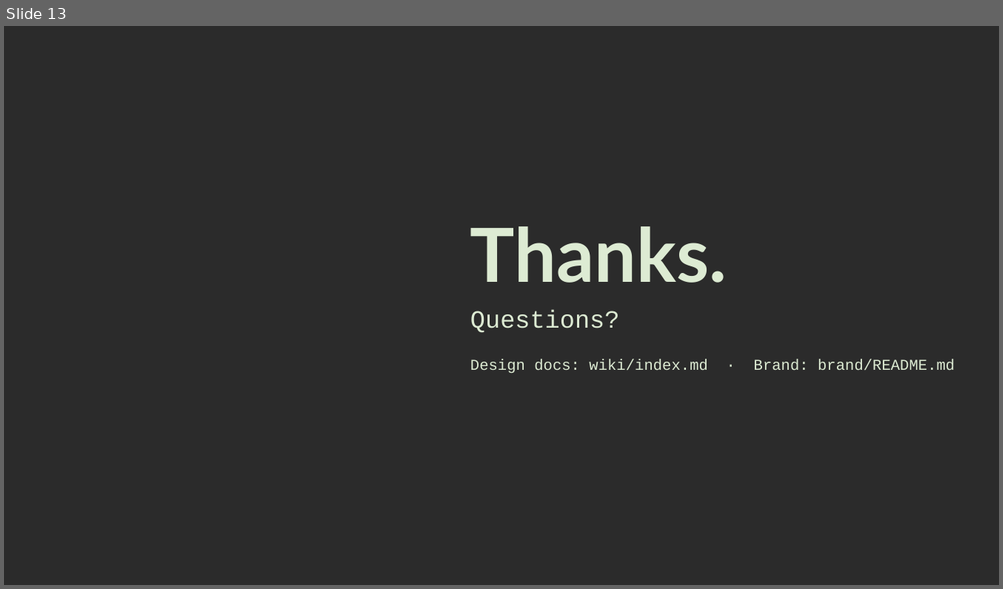
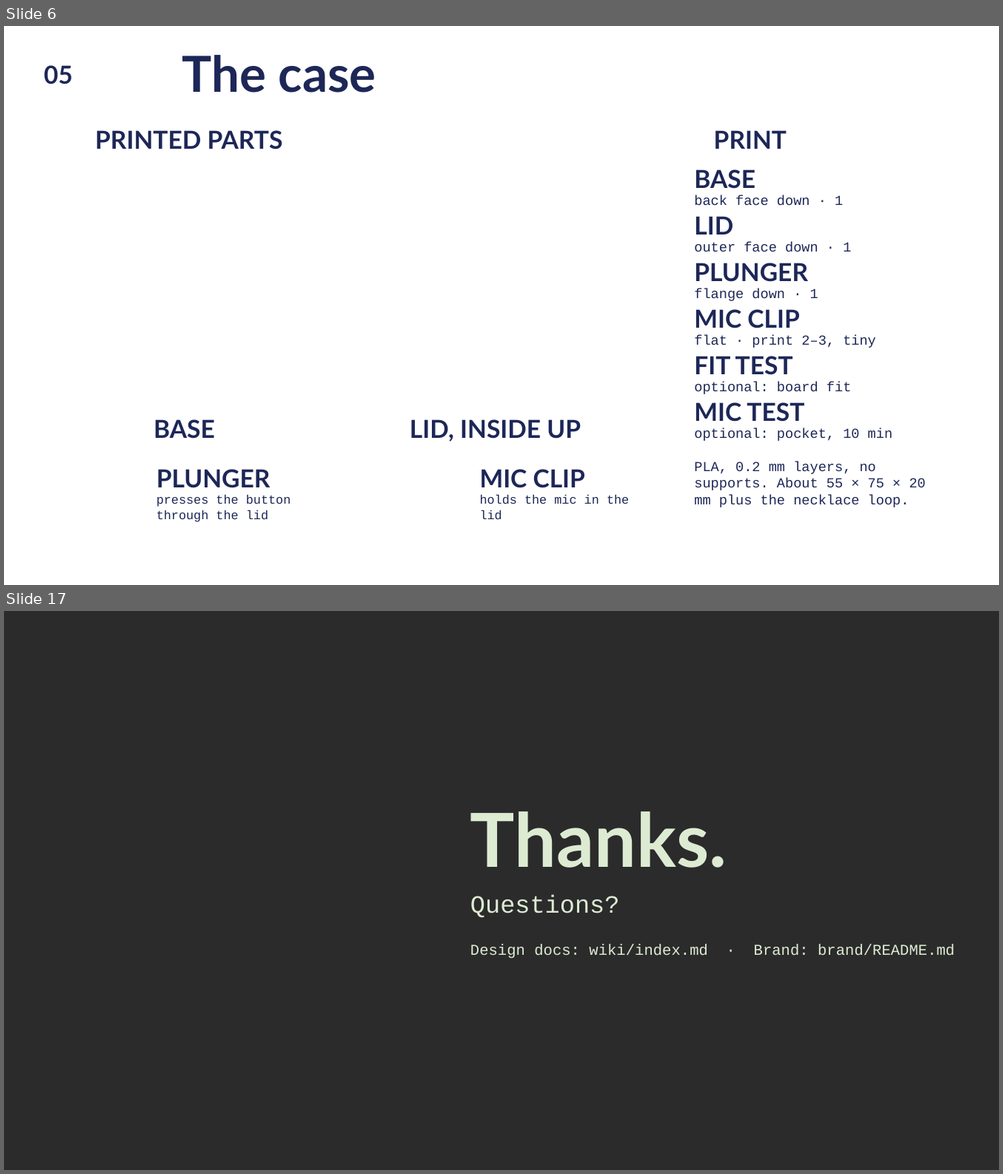
Before and after one commit to dxcently/Canti, a slide deck: docs/canti-overview.pptx. Shown one above the other, each under a label of ours: slide 13 before the commit, slides 6 and 17 after it; the slides between them are not shown. The pictures are 1003x589 and 1003x1174 pixels, drawn with LibreOffice and Linux fonts; fonts in the diff are those of the drawing; background and template pictures are left out; a plain dark background stands for a picture behind light text. Boxes give left, top, right and bottom in pixels: in the first picture for what was removed or moved away, otherwise in the second. Text is boxed around its words. In the diff, an @@ line names an element or a change of style, - is before the commit and + after.

```diff
--- a/docs/canti-overview.pptx
+++ b/docs/canti-overview.pptx
@@ slide 6 added at (x1=4, y1=26, x2=999, y2=585), background picture (left out) @@
@@ text added at (x1=44, y1=65, x2=73, y2=84), 18 pt, text #1D2757, bold @@
+05
@@ text added at (x1=182, y1=55, x2=376, y2=93), 36 pt, text #1D2757, bold @@
+The case
@@ text added at (x1=95, y1=130, x2=283, y2=150), 18 pt, text #1D2757, bold @@
+PRINTED PARTS
@@ text added at (x1=714, y1=130, x2=786, y2=149), 18 pt, text #1D2757, bold @@
+PRINT
@@ text added at (x1=694, y1=170, x2=755, y2=189), 18 pt, text #1D2757, bold @@
+BASE
@@ text added at (x1=694, y1=195, x2=842, y2=206), 10 pt, text #1D2757 @@
+back face down · 1
@@ text added at (x1=694, y1=216, x2=733, y2=235), 18 pt, text #1D2757, bold @@
+LID
@@ text added at (x1=694, y1=242, x2=851, y2=252), 10 pt, text #1D2757 @@
+outer face down · 1
@@ text added at (x1=694, y1=263, x2=808, y2=282), 18 pt, text #1D2757, bold @@
+PLUNGER
@@ text added at (x1=694, y1=289, x2=818, y2=301), 10 pt, text #1D2757 @@
+flange down · 1
@@ text added at (x1=694, y1=309, x2=799, y2=329), 18 pt, text #1D2757, bold @@
+MIC CLIP
@@ text added at (x1=694, y1=335, x2=876, y2=348), 10 pt, text #1D2757 @@
+flat · print 2–3, tiny
@@ text added at (x1=694, y1=356, x2=793, y2=375), 18 pt, text #1D2757, bold @@
+FIT TEST
@@ text added at (x1=694, y1=382, x2=851, y2=395), 10 pt, text #1D2757 @@
+optional: board fit
@@ text added at (x1=694, y1=403, x2=804, y2=422), 18 pt, text #1D2757, bold @@
+MIC TEST
@@ text added at (x1=153, y1=420, x2=215, y2=439), 18 pt, text #1D2757, bold @@
+BASE
@@ text added at (x1=410, y1=420, x2=580, y2=442), 18 pt, text #1D2757, bold @@
+LID, INSIDE UP
@@ text added at (x1=694, y1=429, x2=893, y2=441), 10 pt, text #1D2757 @@
+optional: pocket, 10 min
@@ text added at (x1=156, y1=469, x2=270, y2=488), 18 pt, text #1D2757, bold @@
+PLUNGER
@@ text added at (x1=480, y1=469, x2=585, y2=488), 18 pt, text #1D2757, bold @@
+MIC CLIP
@@ text added at (x1=694, y1=462, x2=925, y2=508), 10 pt, text #1D2757 @@
+PLA, 0.2 mm layers, no supports. About 55 × 75 × 20 mm plus the necklace loop.
@@ text added at (x1=156, y1=495, x2=291, y2=523), 9 pt, text #1D2757 @@
+presses the button through the lid
@@ text added at (x1=480, y1=495, x2=629, y2=520), 9 pt, text #1D2757 @@
+holds the mic in the lid
@@ what was slide 13 is now slide 17 @@
```
Also in this commit, not shown: 7 slides changed, 3 other slides added, 3 other files.
